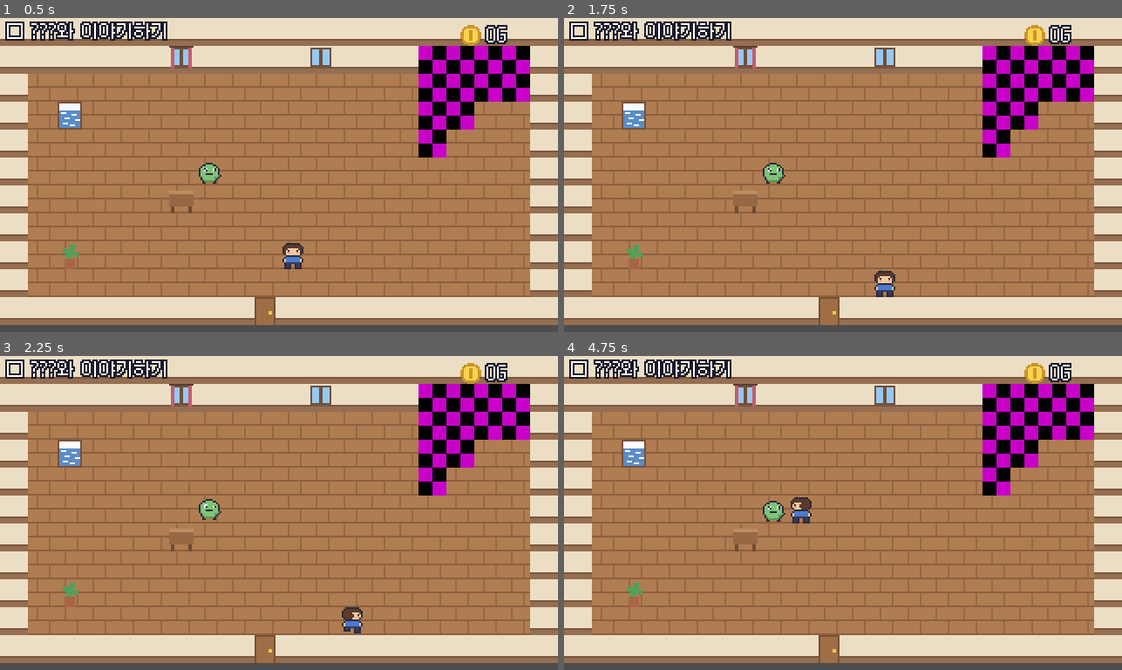
Above: before the commit, frames 1-4 (two rows, left to right).
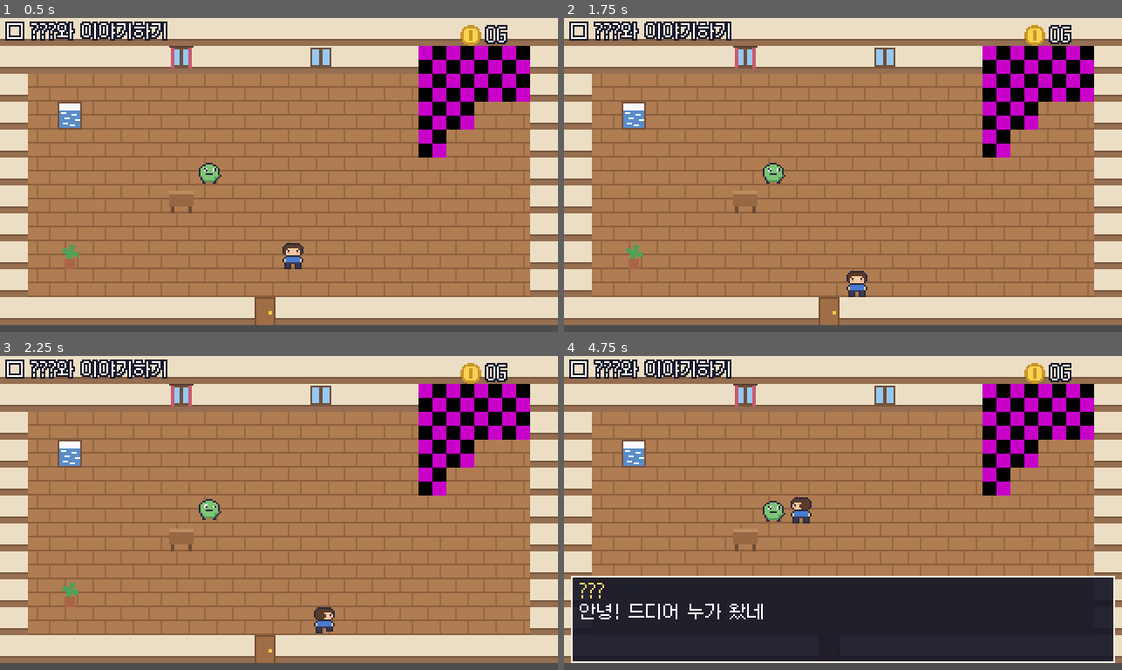
Above: after the commit, the same moments.

Repository: doongndon/your_quest
Game: Godot game, scene res://scenes/world.tscn
The game is run twice, just before and just after one commit, with the same random seed, the same clock (stepped at 60 frames per second) and the same inputs. This scene is started directly instead of the project's main scene.
Inputs:
- Up to frame 1 (0.5 s): no input
- Up to frame 2 (1.75 s): tap Enter at 0.5 s; hold Right (right) 0.53-1.28 s; hold Z (accept) 0.53-1.28 s; tap Space at 0.77, 1.52 s; hold Down (down) from 1.28 s (still down); tap Shift (run) at 1.35 s
- Up to frame 3 (2.25 s): release Down (down) at 2.03 s; hold Right (right) from 2.03 s (still down); tap Enter at 2.1 s
- Up to frame 4 (4.75 s): release Right (right) at 2.78 s; hold Up (up) 2.78-3.53 s; tap Z (accept) at 2.85 s; tap Space at 3.02, 3.77, 4.52 s; hold Shift (run) 3.53-4.28 s; hold Left (left) from 3.53 s (still down); tap M (map) at 4.15 s; tap Enter at 4.35 s

Frame 1 is identical in both runs. In frame 2, 0.5% of the frame differs, in the area x 50-60%, y 80-89%; in frame 3, 0.5%; in frame 4, 27%, in the area x 1-99%, y 70-98%.

Commit message:
Add day 3: the guide's house, three lost things, the basement door
Day 3: the world is tinted darker and whispers come more often and
garbled. The guide's quest sends you (after a loading screen) into
their house to find a candle, thread and colored pencils; each pickup
makes the screen crackle, the storage room unlocks by itself after two,
and on the last one the guide is suddenly standing behind you. 600 gold,
then a basement door appears in the storage room ("그" = "무언가") and
you are thrown back home. Candy, drowsy, sleep, distorted clear card.

Fixes:
- Continue after finishing the last day now resumes at the next day
  once it exists (it used to replay the finished day forever).
- Night whisper text was drawn under the black fade and never visible.
- Player could walk/interact during screen transitions and while an
  on-enter conversation was waiting to start (overlapping dialogs).
- Candy could be bought with less than 10 gold (negative gold).
- Day 2: ISTRUE said "nothing more to sell today" before the quest,
  then sold candy later the same day.
- Bag icons ran off the right edge with more than 3 items.
- Drowsy and day tint now share one CanvasModulate (only one per canvas).

Co-Authored-By: Claude Opus 5.5 <noreply@anthropic.com>
Claude-Session: https://claude.ai/code/session_01Q96ruC4XCPnjCphpNhRjF1

Diff:
--- a/data/maps.gd
+++ b/data/maps.gd
@@ -28,6 +28,17 @@
 	"I": {"id": "istrue", "npc": "istrue"},
 	"G": {"id": "gate", "base": "=", "walk": true},  # 보이지 않는 출입구 (마을 <-> 운동장)
 	"P": {"id": "spawn", "walk": true},
+	# ???의 집 (3일차)
+	"X": {"id": "front_door", "frame": 6, "base": "#"},  # 열리지 않는 현관문
+	"L": {"id": "storage_door", "frame": 6, "base": "#"},  # 창고 문 (처음엔 잠김)
+	"k": {"id": "candle", "frame": 17},
+	"o": {"id": "pencils", "frame": 18},
+	"t": {"id": "thread", "frame": 19},
+	"U": {"id": "trapdoor", "frame": 20, "walk": true},  # 지하실 문 (처음엔 안 보임)
+	"Q": {"id": "box", "frame": 21},
+	"f": {"id": "sofa", "frame": 22},
+	"b": {"id": "guide_bed", "frame": 5},
+	"d": {"id": "guide_desk", "frame": 14},
 }
 
 # 문 연결: [이동할 맵, 도착할 문 글자, 문에서 몇 칸 떨어져 서는지]
@@ -118,4 +129,23 @@
 			"#########D##########",
 		],
 	},
+	"guide_home": {
+		"bgm": "bgm_home", "pitch": 0.8, "floor": ".",
+		"links": {},
+		"rows": [
+			"########################",
+			"####W#######C##W####W###",
+			"#.............#.....b..#",
+			"#..f..........#.d......#",
+			"#......................#",
+			"#.............#.t......#",
+			"#.p...........##########",
+			"#.............#QQ...Q..#",
+			"#.............L........#",
+			"#..T..........#..U.....#",
+			"#k............#Q..o..QQ#",
+			"#......P......#Q.......#",
+			"######X#################",
+		],
+	},
 }
--- a/scripts/day1.gd
+++ b/scripts/day1.gd
@@ -5,6 +5,11 @@
 const GUIDE := "???"
 const SHOP := "ISTRUE"
 const NIGHT_WHISPER := "내일 또 와"
+const END_TEXT := "1일차 끝"
+const END_GLITCH := false
+const TINT := Color.WHITE
+const WHISPERS := ["...들려?", "여기야", "ㄴr가", "...", "왜 왔어"]
+const WHISPER_GAP := Vector2(25.0, 55.0)
 const QUESTS := [["curtain", "커튼 치기"], ["window", "창문 열기"], ["bed", "이불 정리하기"]]
 
 
@@ -128,6 +133,9 @@
 	while true:
 		match await UI.choose(SHOP, "뭘 줄까?", ["사탕  10G", "망치  100G", "그만두기"]):
 			0:
+				if Game.gold < 10:
+					await UI.say(SHOP, ["돈이 모자라.", "...이상하네. 분명 있었을 텐데."])
+					continue
 				Game.gold -= 10
 				Game.items.append("candy")
 				Game.sfx("sfx_coin")
--- a/scripts/day2.gd
+++ b/scripts/day2.gd
@@ -5,6 +5,11 @@
 const GUIDE := "???"
 const SHOP := "ISTRUE"
 const NIGHT_WHISPER := "봤지?"
+const END_TEXT := "2일차 끝"
+const END_GLITCH := false
+const TINT := Color.WHITE
+const WHISPERS := ["...들려?", "여기야", "ㄴr가", "...", "왜 왔어", "봤어?"]
+const WHISPER_GAP := Vector2(20.0, 45.0)
 const LAPS := 3
 
 
@@ -117,9 +122,12 @@
 	match id:
 		"guide": await _guide(world)
 		"istrue":
-			if Game.step != 3:
+			if Game.step < 3:  # 퀘스트 전엔 아직 안 판다 (기본 대사 "오늘은 더 팔 게 없어"와 안 맞아서)
+				await UI.say(SHOP, ["또 왔네.", "...퀘스트는 끝냈어?", "끝내고 와. 그때 팔게."])
+			elif Game.step == 3:
+				await _istrue(world)
+			else:
 				return false
-			await _istrue(world)
 		_: return false
 	return true
 
@@ -158,6 +166,9 @@
 	while true:
 		match await UI.choose(SHOP, "뭘 줄까?", ["사탕  10G", "망치  100G", "그만두기"]):
 			0:
+				if Game.gold < 10:
+					await UI.say(SHOP, ["돈이 모자라.", "...이상하네. 분명 있었을 텐데."])
+					continue
 				Game.gold -= 10
 				Game.sfx("sfx_coin")
 				UI.refresh()
@@ -166,7 +177,7 @@
 				Game.flags.drowsy = true
 				Game.step = 4
 				Game.whispers(false)
-				world.set_drowsy()
+				world.set_tint()
 				UI.refresh()
 				world.refresh()
 				return
--- /dev/null
+++ b/scripts/day3.gd
@@ -0,0 +1,251 @@
+# 3일차 이야기: 세상이 어둑하다 -> ???의 집에서 물건 3개 찾기 -> 뒤에 서 있는 ??? -> 600 골드
+# -> 창고의 지하실 문 ("그" = "무언가") -> 집으로 튕겨남 -> 사탕 -> 졸음 -> 잠.
+# Game.step: 0 퀘스트 받기 / 1 ???의 집에서 물건 찾기 / 2 사탕 사 먹기 / 3 집에 가서 자기
+extends RefCounted
+
+const GUIDE := "???"
+const SHOP := "ISTRUE"
+const ME := "나"
+const NIGHT_WHISPER := "열어 줘"
+const END_TEXT := "[ 3일차 클리어! ]"
+const END_GLITCH := true
+const TINT := Color(0.8, 0.79, 0.88)  # 하늘도, 그래픽도 조금 어둡다
+const WHISPERS := ["ㅇㅕ...ㄹ", "ㄴr...ㄱr", "ㄱ ㅡ ㄱ ㅏ", "ㄷㅡㄹ...ㄹㅕ?", "...ㅇㅑ", "ㅁ ㅜ ㅓ ㅅ", "...ㅈㅜ", "ㅇㅓ...ㄷ"]
+const WHISPER_GAP := Vector2(9.0, 20.0)  # 어제보다 훨씬 자주
+# 찾을 물건: [id, 이름, 찾았을 때 혼잣말]
+const ITEMS := [
+	["candle", "양초", ["거실 구석에 양초가 있다.", "양초를 찾았다!"]],
+	["thread", "실", ["???의 방에 실이 있다.", "실을 찾았다!"]],
+	["pencils", "색연필", ["상자 사이에 색연필이 있다.", "색연필을 찾았다!"]],
+]
+
+
+static func objectives() -> Array:
+	match Game.step:
+		0: return [["???에게 퀘스트 받기", false]]
+		1: return ITEMS.map(func(it): return [it[1] + " 찾기", Game.flags.get(it[0], false)])
+		2: return [["tHE shop에서 사탕 사 먹기", false]]
+		_: return [["집에 가서 자기", false]]
+
+
+static func marker_char() -> String: return {2: "S", 3: "H"}.get(Game.step, "")
+static func whispers_on() -> bool: return Game.step <= 2
+static func map_ready() -> bool: return true
+static func can_sleep() -> bool: return Game.step == 3
+static func on_step(_world) -> void: pass
+
+
+static func on_enter(world) -> void:
+	var tree: SceneTree = world.get_tree()
+	if Game.map == "guide_home":
+		_restore(world)
+		if not Game.flags.get("guide_home_seen"):
+			Game.flags.guide_home_seen = true
+			await tree.create_timer(0.6).timeout
+			await UI.say("", ["...여기가 ???의 집?", "아무도 없다.", "양초, 색연필, 실을 찾아보자."])
+	elif Game.map == "home" and Game.step == 0 and not Game.flags.get("hello"):
+		Game.flags.hello = true
+		await tree.create_timer(0.8).timeout
+		await UI.say("", ["......", "화면이 조금 어둡다.", "하늘도... 어제보다 어두운 것 같다.", "...기분 탓이겠지."])
+		await tree.create_timer(0.6).timeout
+		Game.whisper_now()
+		await tree.create_timer(1.8).timeout
+		await UI.say("", ["...또 뭔가 들렸다.", "무슨 말인지는 모르겠다.", "...신경 쓰지 말자."])
+		await UI.say(GUIDE, ["좋은 아침!", "3일차에 온 걸 환영해.", "오늘 퀘스트는 조금 특별해. 이리 와 봐!"])
+	elif Game.map == "home" and Game.step == 2 and not Game.flags.get("back_home"):
+		Game.flags.back_home = true
+		await tree.create_timer(0.7).timeout
+		await UI.say("", ["...!!", "...집이다.", "방금 ???의 집에 있었는데...", "......",
+			"...뭐, 원래 이런 게임이니까.", "보상도 받았으니 사탕이나 사 먹으러 가자."])
+	elif Game.map == "town" and not Game.flags.get("town_seen"):
+		Game.flags.town_seen = true
+		await tree.create_timer(0.5).timeout
+		await UI.say("", ["...하늘이 어둑하다.", "...그래도 비는 안 올 것 같다."])
+
+
+# ???의 집에 들어올 때: 이미 주운 물건은 없애고, 열린 문은 열어 둔다
+static func _restore(world) -> void:
+	for it in ITEMS:
+		if Game.flags.get(it[0]):
+			world.set_shown(it[0], false)
+			world.set_walk(it[0], true)
+	world.set_walk("storage_door", Game.flags.get("storage_open", false))
+	world.set_shown("trapdoor", Game.flags.get("trapdoor_seen", false))
+
+
+static func door(ch: String) -> bool:
+	if Game.map == "home" and ch == "D" and Game.step == 0:
+		await UI.say(GUIDE, ["어디 가? 오늘 퀘스트부터 받아 가!"])
+		return false
+	return true
+
+
+static func interact(id: String, world) -> bool:
+	var f := Game.flags
+	match id:
+		"guide": await _guide(world)
+		"istrue": await _istrue(world)
+		"candle", "thread", "pencils":
+			if f.get(id):
+				return false
+			await _pick(id, world)
+		"storage_door":
+			if f.get("storage_open"):
+				await UI.say("", ["창고 문이 열려 있다."])
+			else:
+				await UI.say("", ["창고 문이다.", "...잠겨 있다."])
+		"front_door": await UI.say("", ["문이 열리지 않는다.", "...밖에서 잠긴 것 같다."])
+		"guide_bed": await UI.say("", ["???의 침대다.", "이불이 너무 반듯하다.", "...아무도 잔 적이 없는 것 같다."])
+		"guide_desk": await UI.say("", ["책상 위에 그림이 있다.", "색연필로 그린 것 같다.", "...까만 사람이 그려져 있다."])
+		"sofa": await UI.say("", ["소파다.", "앉은 자국이 하나도 없다."])
+		"box": await UI.say("", ["상자다.", "...비어 있다."])
+		"trapdoor": await UI.say("", ["지하실 문이다.", "...열지 말라고 했다."])
+		"curtain", "window":
+			if Game.map != "guide_home":
+				return false
+			await UI.say("", ["창문 밖이 새까맣다.", "...밤인가?"])
+		_: return false
+	return true
+
+
+static func _pick(id: String, world) -> void:
+	var f := Game.flags
+	for it in ITEMS:
+		if it[0] == id:
+			await UI.say("", [it[2][0]])
+			f[id] = true
+			Game.items.append(id)
+			world.set_shown(id, false)
+			world.set_walk(id, true)
+			Game.sfx("sfx_quest")
+			UI.toast(it[2][1])
+			UI.refresh()
+	# 물건 하나 얻을 때마다 화면이 지직거린다
+	await world.get_tree().create_timer(0.4).timeout
+	UI.static_noise(0.5)
+	world.shake()
+	await world.get_tree().create_timer(0.7).timeout
+	var found := ITEMS.filter(func(it): return f.get(it[0], false)).size()
+	if found == 1:
+		await UI.say("", ["...방금 화면이 지직거렸다.", "버그인가?"])
+	elif found == 2 and not f.get("storage_open"):
+		await world.get_tree().create_timer(0.6).timeout
+		Game.sfx("sfx_door")
+		f.storage_open = true
+		world.set_walk("storage_door", true)
+		await UI.say("", ["...철컥.", "어디선가 문이 열리는 소리가 났다.", "...창고 쪽이다."])
+	elif found == 3:
+		await _behind(world)
+
+
+# 마지막 물건을 찾으면: 아무 소리 없이 ???가 뒤에 서 있다
+static func _behind(world) -> void:
+	var tree: SceneTree = world.get_tree()
+	Game.whispers(false)
+	Game.stop_bgm()
+	await UI.say("", ["다 찾았다!", "이제 ???에게 가져다주면..."])
+	await tree.create_timer(1.4).timeout
+	var dirs := {"down": Vector2i.DOWN, "left": Vector2i.LEFT, "right": Vector2i.RIGHT, "up": Vector2i.UP}
+	var turn: String = {"down": "up", "up": "down", "left": "right", "right": "left"}[world.facing]
+	var back: Vector2i = world.cell + dirs[turn]
+	if not world._walkable(back):  # 뒤가 벽이면 옆에라도
+		for d in dirs:
+			if d != world.facing and world._walkable(world.cell + dirs[d]):
+				back = world.cell + dirs[d]
+				turn = d
+				break
+	world.spawn_npc("guide", "guide", back)
+	await tree.create_timer(1.6).timeout
+	world.face(turn)
+	world.shake()
+	await UI.say("", ["...!!"])
+	await tree.create_timer(0.5).timeout
+	await UI.say(GUIDE, ["다 찾았네."])
+	await UI.say(ME, ["깜짝이야!", "...언제 왔어?"])
+	await UI.say(GUIDE, ["방금."])
+	await UI.say("", ["...아무 소리도 안 났는데.", "......", "...하하. 뭐, 게임이니까."])
+	Game.play_bgm(world.data.bgm, 0.8)
+	await UI.say(GUIDE, ["내 물건 다 찾아 줘서 고마워!", "정말, 정말 고마워.", "자, 보상이야."])
+	for it in ITEMS:
+		Game.items.erase(it[0])
+	Game.gold += 600
+	Game.sfx("sfx_coin")
+	UI.toast("600 골드를 받았다!")
+	UI.refresh()
+	await tree.create_timer(1.2).timeout
+
+	# 창고 바닥의 지하실 문
+	UI.static_noise(0.3)
+	Game.flags.trapdoor_seen = true
+	world.set_shown("trapdoor", true)
+	await tree.create_timer(0.6).timeout
+	await UI.say("", ["...어?", "창고 바닥에 문이 있다.", "...아까도 있었나?"])
+	await UI.say(ME, ["저 문은 뭐야?"])
+	await UI.say(GUIDE, ["아, 그거.", "......", "지하실이야.", "거기엔 \"그\"가 있어.", "절대 열지 마."])
+	await UI.say(ME, ["\"그\"? \"그\"가 누군데?"])
+	Game.stop_bgm()
+	await tree.create_timer(0.8).timeout
+	await UI.say(GUIDE, ["......", "\"무언가\"."])
+	# 말할 새도 없이 집으로
+	UI.static_noise(0.25)
+	await UI.fade(true, 0.03)
+	Game.step = 2
+	UI.refresh()
+	await tree.create_timer(0.6).timeout
+	Game.go("home")
+
+
+static func _guide(world) -> void:
+	match Game.step:
+		0:
+			await UI.say(GUIDE, ["오늘의 퀘스트는...", "우리 집에서 물건 찾기!",
+				"양초, 색연필, 실. 세 개만 찾아 주면 돼.", "내가 자꾸 어디 뒀는지 까먹거든."])
+			if await UI.choose(GUIDE, "퀘스트를 수락할래?", ["수락", "...조금 이따가"]) != 0:
+				await UI.say(GUIDE, ["그래. 기다릴게.", "...계속 기다릴게."])
+				return
+			await UI.say(GUIDE, ["고마워! 그럼 바로 보내 줄게."])
+			Game.step = 1
+			Game.sfx("sfx_quest")
+			UI.toast("새 퀘스트!")
+			UI.refresh()
+			Game.stop_bgm()
+			await UI.fade(true, 0.5)
+			UI.hud(false)
+			await UI.loading(2.4)
+			Game.go("guide_home")
+		2:
+			await UI.say(GUIDE, ["왜 그렇게 봐?"])
+			if await UI.choose(ME, "(뭐라고 하지?)", ["아까 그 지하실...", "...아니야"]) == 0:
+				await UI.say(GUIDE, ["지하실?", "무슨 지하실?", "......", "tHE shop 가서 사탕이나 사 먹어. 오늘 많이 벌었잖아."])
+			else:
+				await UI.say(GUIDE, ["tHE shop 가서 사탕 사 먹어.", "오늘 많이 벌었잖아."])
+		_: await UI.say(GUIDE, ["졸려 보이네.", "얼른 가서 자."])
+
+
+static func _istrue(world) -> void:
+	if Game.step != 2:
+		await UI.say(SHOP, ["......", "오늘은 아직이야."] if Game.step < 2 else ["또 와.", "...내일도."])
+		return
+	await UI.say(SHOP, ["왔네.", "그 집에 다녀왔구나.", "......", "어서 와. 어서 와."])
+	while true:
+		match await UI.choose(SHOP, "뭘 줄까?", ["사탕  10G", "망치  100G", "그만두기"]):
+			0:
+				if Game.gold < 10:
+					await UI.say(SHOP, ["돈이 모자라.", "...이상하네. 분명 있었을 텐데."])
+					continue
+				Game.gold -= 10
+				Game.sfx("sfx_coin")
+				UI.refresh()
+				await UI.say(SHOP, ["사탕.", "오늘도 사탕이구나.", "......", "문은 안 열었지?"])
+				await UI.say("", ["사탕을 먹었다.", "...달다.", "......", "또 졸음이 쏟아진다."])
+				Game.flags.drowsy = true
+				Game.step = 3
+				Game.whispers(false)
+				world.set_tint()
+				UI.refresh()
+				world.refresh()
+				return
+			1: await UI.say(SHOP, ["...", "망치는 아직이야.", "...곧이야."])
+			_:
+				await UI.say(SHOP, ["또 와."])
+				return
--- a/scripts/game.gd
+++ b/scripts/game.gd
@@ -3,6 +3,7 @@
 
 const SAVE_PATH := "user://save.json"
 const WORLD := preload("res://scenes/world.tscn")
+const Story := preload("res://scripts/story.gd")
 
 var gold := 0
 var day := 1           # 지금 며칠째인지
@@ -12,6 +13,9 @@
 var map := "home"
 var arrive := ""       # 도착할 문 글자 ("" = P 위치)
 var best_day := 0      # 저장: 끝낸 날 중 가장 큰 값
+var travelling := false  # 화면 전환 중 (이때는 못 움직인다)
+var whisper_lines := ["...들려?", "여기야", "ㄴr가", "...", "왜 왔어"]  # 그날 들리는 환청 (dayN.gd 의 WHISPERS)
+var whisper_gap := Vector2(25.0, 55.0)  # 환청 사이 간격(초) 최소~최대
 
 var _bgm := AudioStreamPlayer.new()
 var _bgm_name := ""
@@ -112,14 +116,14 @@
 # ---------- 환청 (가끔 들리는 이상한 소리) ----------
 func whispers(on: bool) -> void:
 	if on and _whisper.is_stopped():
-		_whisper.start(randf_range(25.0, 55.0))
+		_whisper.start(randf_range(whisper_gap.x, whisper_gap.y))
 	elif not on:
 		_whisper.stop()
 
 
 func whisper_now(text := "") -> void:
 	sfx("sfx_whisper", -10.0)
-	UI.glitch(text if text else ["...들려?", "여기야", "ㄴr가", "...", "왜 왔어"].pick_random())
+	UI.glitch(text if text else whisper_lines.pick_random())
 
 
 func _on_whisper() -> void:
@@ -132,9 +136,11 @@
 func go(to_map: String, door := "") -> void:
 	map = to_map
 	arrive = door
+	travelling = true  # 예전엔 페이드 도중에 걷거나 말을 걸 수 있었다
 	await UI.fade(true)
 	get_tree().change_scene_to_packed(WORLD)
 	await get_tree().process_frame
+	travelling = false
 	UI.fade(false)
 
 
@@ -153,8 +159,14 @@
 
 func continue_game() -> void:
 	load_save()
-	start_day(day)
+	start_day(resume_day())
 	go("home")
+
+
+# 이어하기 할 날: 끝낸 날의 다음 날 (그날이 아직 없으면 마지막 날)
+# 예전엔 마지막 날을 끝내면 그날이 저장돼서, 새 날이 추가돼도 같은 날을 다시 했다.
+func resume_day() -> int:
+	return clampi(maxi(day, best_day + 1), 1, Story.DAYS.size())
 
 
 # ---------- 저장 ----------
@@ -170,6 +182,6 @@
 	var data = JSON.parse_string(FileAccess.get_file_as_string(SAVE_PATH))
 	if data is Dictionary:
 		best_day = int(data.get("best_day", 0))
-		day = clampi(int(data.get("day", 1)), 1, best_day + 1)
+		day = clampi(int(data.get("day", 1)), 1, mini(best_day + 1, Story.DAYS.size()))
 		gold = int(data.get("gold", 0))
 		items.assign(data.get("items", []))
--- a/scripts/story.gd
+++ b/scripts/story.gd
@@ -1,8 +1,9 @@
 # 날짜별 이야기 파일(day1.gd, day2.gd ...)을 골라 주고, 날마다 똑같은 것(물건 설명, 하루 끝)을 맡는다.
 # 새 날을 만들려면: dayN.gd 를 만들고 아래 DAYS 에 한 줄 추가.
+# (dayN.gd 맨 위 상수들: NIGHT_WHISPER, END_TEXT, END_GLITCH, TINT, WHISPERS, WHISPER_GAP)
 extends RefCounted
 
-const DAYS := [preload("res://scripts/day1.gd"), preload("res://scripts/day2.gd")]
+const DAYS := [preload("res://scripts/day1.gd"), preload("res://scripts/day2.gd"), preload("res://scripts/day3.gd")]
 
 
 static func cur() -> GDScript:
@@ -13,9 +14,12 @@
 static func marker_char() -> String: return cur().marker_char()
 static func door(ch: String) -> bool: return await cur().door(ch)
 static func on_step(world) -> void: await cur().on_step(world)
+static func tint() -> Color: return cur().TINT
 
 
 static func on_enter(world) -> void:
+	Game.whisper_lines = cur().WHISPERS
+	Game.whisper_gap = cur().WHISPER_GAP
 	Game.whispers(cur().whispers_on())
 	await cur().on_enter(world)
 
@@ -56,7 +60,7 @@
 	Game.stop_bgm()
 	await UI.fade(true, 1.2)
 	UI.hud(false)
-	await UI.card("%d일차 끝" % Game.day, 1.6)
+	await UI.card(cur().END_TEXT, 1.6, cur().END_GLITCH)
 	Game.whisper_now(cur().NIGHT_WHISPER)
 	await world.get_tree().create_timer(2.5).timeout
 	Game.best_day = maxi(Game.best_day, Game.day)
--- a/scripts/title.gd
+++ b/scripts/title.gd
@@ -18,7 +18,7 @@
 	_label("YOUR QUEST", Vector2(0, 40), 20, Color("f0ece4"), preload("res://assets/fonts/Galmuri11.ttf"))
 	_label("v0.1  (미완성)", Vector2(0, 66), 10, Color("8a8aa0"))
 	if Game.best_day > 0:
-		_menu.push_front("이어하기 (%d일차)" % Game.day)
+		_menu.push_front("이어하기 (%d일차)" % Game.resume_day())
 	_label("플레이 수 0명  ·  후기 0개" if Game.best_day == 0 else "%d일차 클리어!" % Game.best_day, Vector2(0, 162), 10, Color("5a5a70"))
 	for i in _menu.size():
 		_items.append(_label("", Vector2(0, 100 + i * 16), 10, Color.WHITE))
@@ -74,5 +74,5 @@
 func _continue() -> void:
 	Game.stop_bgm()
 	await UI.fade(true, 0.6)
-	await UI.card("%d일차" % Game.day, 1.2)
+	await UI.card("%d일차" % Game.resume_day(), 1.2)
 	Game.continue_game()
--- a/scripts/ui.gd
+++ b/scripts/ui.gd
@@ -10,6 +10,7 @@
 const OBJ := preload("res://assets/sprites/objects.png")
 const MAP_LABELS := {"S": "tHE shop", "H": "집", "G": "운동장"}
 const TYPE_SPEED := 40.0  # 초당 글자 수
+const ITEM_ICONS := {"candy": 11, "hammer": 12, "candle": 17, "pencils": 18, "thread": 19}  # objects.png 칸 번호
 const TILE_COLORS := [Color("c800c8"), Color("6eb464"), Color("d6be8c"), Color("b07c52"), Color("ecdec4"),
 	Color("346e40"), Color("c8aa8c"), Color("be5046"), Color("c8c8d0"), Color("6eb464"), Color("82583c")]
 
@@ -32,6 +33,8 @@
 var _noise := ColorRect.new()
 var _fade := ColorRect.new()
 var _card := Label.new()
+var _static := Control.new()  # 지직거리는 화면 (static_noise)
+var _static_left := 0.0
 var _map := Control.new()
 var _typing := false
 var _choosing := -1  # 선택 중인 번호 (-1 = 선택 중 아님)
@@ -70,6 +73,7 @@
 	_outline(_gold)
 	_hud.add_child(_gold)
 	_bag.position = Vector2(262, 18)
+	_bag.add_theme_constant_override("separation", 0)
 	_hud.add_child(_bag)
 
 	# 대화창
@@ -110,6 +114,11 @@
 	_noise.mouse_filter = Control.MOUSE_FILTER_IGNORE
 	_noise.hide()
 	_root.add_child(_noise)
+	_static.set_anchors_preset(Control.PRESET_FULL_RECT)
+	_static.mouse_filter = Control.MOUSE_FILTER_IGNORE
+	_static.draw.connect(_draw_static)
+	_static.hide()
+	_root.add_child(_static)
 	_map.set_anchors_preset(Control.PRESET_FULL_RECT)
 	_map.draw.connect(_draw_map)
 	_map.hide()
@@ -124,8 +133,9 @@
 	_card.vertical_alignment = VERTICAL_ALIGNMENT_CENTER
 	_card.modulate.a = 0
 	_root.add_child(_card)
-	# 대화창이 카드/페이드 위에 보이도록 맨 위로
-	for n in [_box, _more, _choice]:
+	# 환청 글씨와 대화창이 카드/페이드 위에 보이도록 맨 위로
+	# (예전엔 환청 글씨가 페이드 밑에 있어서, 하루 끝 검은 화면의 환청이 안 보였다)
+	for n in [_noise, _whisper, _box, _more, _choice]:
 		_root.move_child(n, -1)
 
 
@@ -159,6 +169,10 @@
 			Game.sfx("sfx_blip", -8.0)
 		_typing = _text.visible_characters < _text.get_total_character_count()
 	_more.visible = _box.visible and not _typing and _choosing < 0 and fmod(Time.get_ticks_msec() / 400.0, 2.0) < 1.4
+	if _static.visible:
+		_static_left -= delta
+		_static.visible = _static_left > 0
+		_static.queue_redraw()
 
 
 func _input(e: InputEvent) -> void:
@@ -258,11 +272,12 @@
 	_quests.text = text
 	_gold.text = str(Game.gold) + "G"
 	for c in _bag.get_children():
-		c.queue_free()
+		c.free()
 	for item in Game.items:
 		var t := TextureRect.new()
-		t.texture = icon({"candy": 11, "hammer": 12}.get(item, 10))
+		t.texture = icon(ITEM_ICONS.get(item, 10))
 		_bag.add_child(t)
+	_bag.position.x = 316 - maxi(54, Game.items.size() * 16)  # 많아지면 왼쪽으로 늘어나게 (화면 밖으로 안 나가게)
 
 
 func toast(text: String) -> void:
@@ -296,16 +311,79 @@
 	await tw.finished
 
 
-# 검은 화면에 큰 글씨 한 장
-func card(text: String, hold := 2.0) -> void:
+# 검은 화면에 큰 글씨 한 장. glitch 면 글씨가 가끔 일그러진다.
+func card(text: String, hold := 2.0, glitch := false) -> void:
 	busy = true
 	_card.text = text
+	_card.position = Vector2.ZERO
 	var tw := create_tween()
-	tw.tween_property(_card, "modulate:a", 1.0, 0.6)
-	tw.tween_interval(hold)
+	tw.tween_property(_card, "modulate", Color.WHITE, 0.6)
+	if glitch:
+		var bent := _bend(text)
+		for i in int(hold / 0.1):
+			if i % 5 == 2 or i % 7 == 4:
+				tw.tween_callback(func():
+					_card.text = bent
+					_card.position = Vector2(randi_range(-3, 3), randi_range(-1, 1))
+					_card.modulate = Color(1, 0.55, 0.6) if randf() < 0.5 else Color(0.6, 0.8, 1)
+					Game.sfx("sfx_glitch", -16.0))
+			else:
+				tw.tween_callback(func():
+					_card.text = text
+					_card.position = Vector2.ZERO
+					_card.modulate = Color.WHITE)
+			tw.tween_interval(0.1)
+	else:
+		tw.tween_interval(hold)
 	tw.tween_property(_card, "modulate:a", 0.0, 0.6)
 	await tw.finished
+	_card.text = text
+	_card.position = Vector2.ZERO
 	busy = false
+
+
+# 글자 몇 개를 깨진 글자로 바꾼다
+func _bend(text: String) -> String:
+	var out := ""
+	for ch in text:
+		out += ["#", "ㅁ", "?", "_", "ㄹ"].pick_random() if ch != " " and ch != "\n" and randf() < 0.3 else ch
+	return out
+
+
+# 로딩 화면 (검은 화면에서 쓴다). 마지막 칸에서 잠깐 멈칫한다.
+func loading(time := 2.0) -> void:
+	busy = true
+	_card.modulate = Color.WHITE
+	_card.modulate.a = 1.0
+	var bar := func(t: float):
+		var n := int(t * 10)
+		_card.text = "로딩 중...\n\n[" + "■".repeat(n) + "□".repeat(10 - n) + "]"
+	var tw := create_tween()
+	tw.tween_method(bar, 0.0, 0.9, time * 0.6)
+	tw.tween_interval(time * 0.3)
+	tw.tween_callback(func(): Game.sfx("sfx_glitch", -10.0))
+	tw.tween_method(bar, 0.9, 1.0, time * 0.1)
+	tw.tween_interval(0.3)
+	tw.tween_property(_card, "modulate:a", 0.0, 0.2)
+	await tw.finished
+	busy = false
+
+
+# 화면이 지직거린다 (가로 줄무늬 + 점). 게임 화면 위, 대화창 아래에 그려진다.
+func static_noise(time := 0.4) -> void:
+	Game.sfx("sfx_glitch", -6.0)
+	_static_left = time
+	_static.show()
+	_static.queue_redraw()
+
+
+func _draw_static() -> void:
+	for i in 7:
+		var y := randi_range(0, 176)
+		_static.draw_rect(Rect2(0, y, 320, randi_range(1, 4)), Color(randf(), randf() * 0.3, randf(), 0.35))
+	for i in 90:
+		var c := randf()
+		_static.draw_rect(Rect2(randi_range(0, 318), randi_range(0, 178), 2, 1), Color(c, c, c, 0.6))
 
 
 # ---------- 지도 ----------
--- a/scripts/world.gd
+++ b/scripts/world.gd
@@ -24,6 +24,7 @@
 var acting := false
 var marker := Sprite2D.new()
 var cam := Camera2D.new()
+var tint := CanvasModulate.new()
 var _step_count := 0
 
 
@@ -69,12 +70,15 @@
 	cam.limit_left = 0
 	cam.limit_top = 0
 
-	Game.play_bgm(data.bgm)
-	if Game.flags.get("drowsy"):
-		set_drowsy()
+	add_child(tint)
+	set_tint()
+	Game.play_bgm(data.bgm, data.get("pitch", 1.0))
 	UI.hud(true)
 	refresh()
-	Story.on_enter(self)
+	# 들어오자마자 나오는 이야기가 끝날 때까지는 못 움직인다 (대화가 겹치지 않게)
+	acting = true
+	await Story.on_enter(self)
+	acting = false
 
 
 func _place(ch: String, c: Vector2i) -> void:
@@ -113,7 +117,7 @@
 	var t := Time.get_ticks_msec() / 1000.0
 	for n in npcs:  # 조잡한 2프레임 숨쉬기 (ISTRUE 는 가끔만 눈이 바뀜)
 		n.frame = int(fmod(t, 3.7) < 0.2) if "istrue" in n.texture.resource_path else int(t * 2) % 2
-	if moving or acting or UI.busy:
+	if moving or acting or UI.busy or Game.travelling:
 		return
 	for d in DIRS:
 		if Input.is_action_pressed(d):
@@ -123,7 +127,7 @@
 
 # 대화창이 먼저 키를 가져가므로, 여기엔 대화 중이 아닐 때 누른 키만 온다
 func _unhandled_input(e: InputEvent) -> void:
-	if moving or acting or UI.busy:
+	if moving or acting or UI.busy or Game.travelling:
 		return
 	if e.is_action_pressed("accept"):
 		_interact()
@@ -181,7 +185,7 @@
 	var th: Dictionary = things.get(front, {})
 	if th.get("id") == "counter":  # 계산대 너머에 있는 사람에게 말 걸기
 		th = things.get(front + DIRS[facing], {})
-	if th.is_empty() or th.id == "spawn":
+	if th.is_empty() or th.id == "spawn" or (th.sprite and not th.sprite.visible):
 		return
 	acting = true
 	await Story.interact(th.id, self)
@@ -214,6 +218,38 @@
 	for th in things.values():
 		if th.id == id and th.sprite:
 			th.sprite.frame = frame
+
+
+# 물건 보이기/숨기기 (예: 주운 물건 없애기)
+func set_shown(id: String, on: bool) -> void:
+	for th in things.values():
+		if th.id == id and th.sprite:
+			th.sprite.visible = on
+
+
+# 물건 위로 지나갈 수 있는지 바꾸기 (예: 잠긴 문 열기)
+func set_walk(id: String, on: bool) -> void:
+	for th in things.values():
+		if th.id == id:
+			th.walk = on
+
+
+func face(d: String) -> void:
+	facing = d
+	player.frame = ROW[d] * 4
+
+
+# 맵에 없던 캐릭터를 c 칸에 세운다. 길을 막고, 숨쉬기도 한다.
+func spawn_npc(npc: String, id: String, c: Vector2i) -> Sprite2D:
+	var s := Sprite2D.new()
+	s.texture = load("res://assets/sprites/%s.png" % npc)
+	s.hframes = 2
+	s.centered = false
+	s.position = c * T
+	add_child(s)
+	npcs.append(s)
+	things[c] = {"id": id, "ch": "", "walk": false, "sprite": s}
+	return s
 
 
 # 목표 위에 빨간 화살표 띄우기
@@ -226,11 +262,12 @@
 			marker.visible = true
 
 
-# 졸릴 때: 세상이 어둑해진다 (화면 위 글씨는 그대로)
-func set_drowsy() -> void:
-	var m := CanvasModulate.new()
-	m.color = Color(0.72, 0.68, 0.82)
-	add_child(m)
+# 세상 색: 그날의 어두움(Story.tint) x 졸음. 화면 위 글씨는 그대로.
+# (CanvasModulate 는 한 화면에 하나만 써야 해서 하나로 합친다)
+func set_tint() -> void:
+	tint.color = Story.tint()
+	if Game.flags.get("drowsy"):
+		tint.color *= Color(0.72, 0.68, 0.82)
 
 
 func shake() -> void:
Binary file changed: assets/sprites/objects.png
